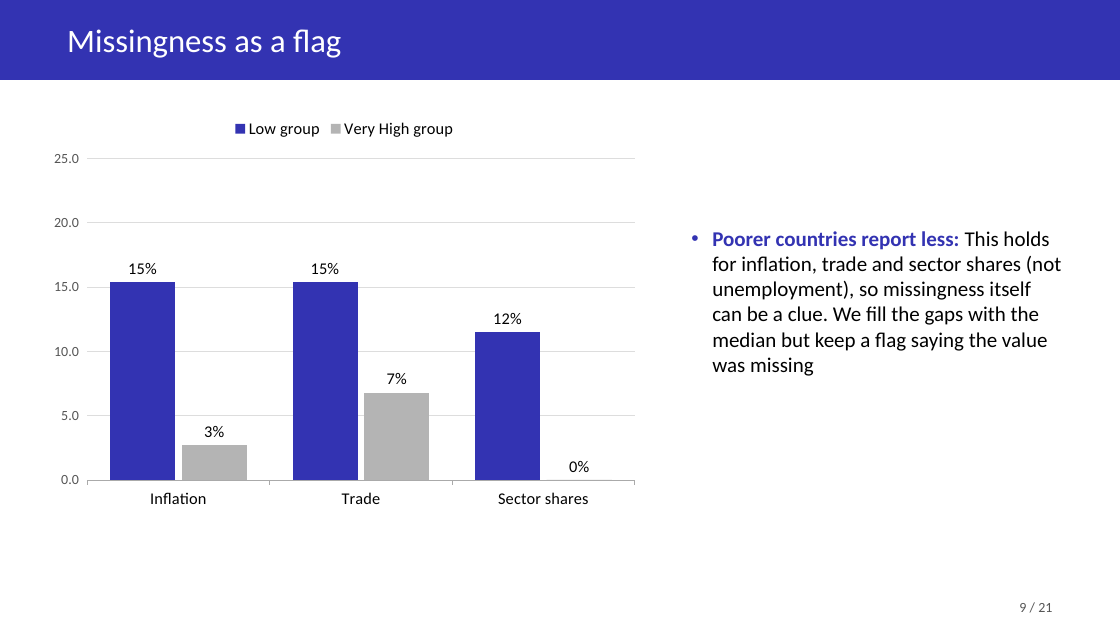
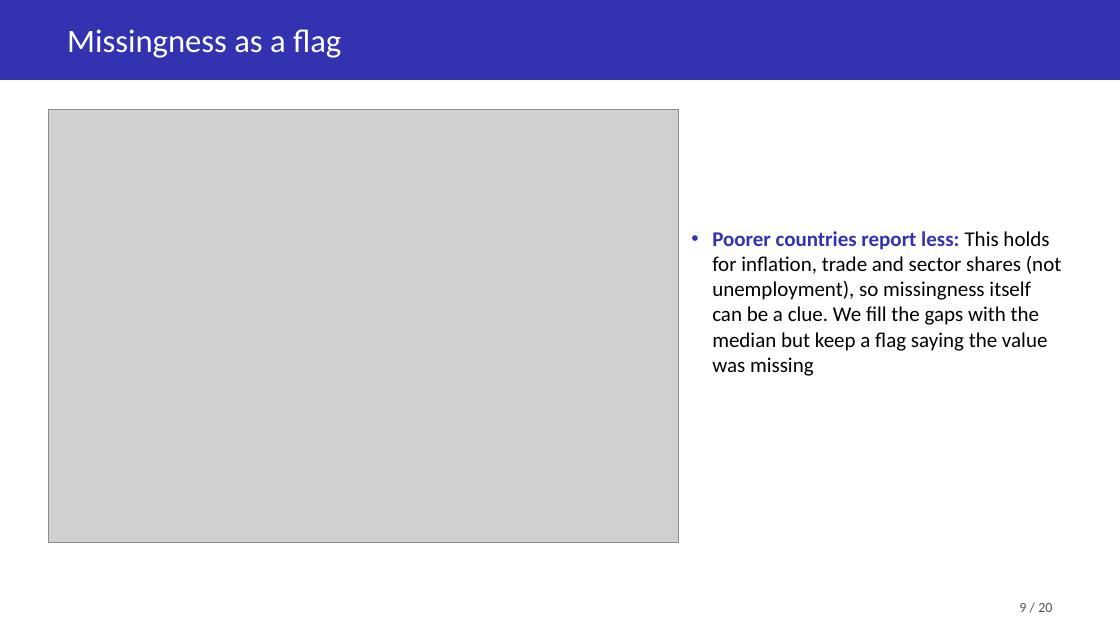
Before and after one commit to Soemon007/DS203_GroupProject, a slide deck: slide 9 of deliverables/DS203_Slides.pptx. Drawn at 1120x630 pixels with LibreOffice and Linux fonts; fonts in the diff are those of the drawing; grey boxes stand for pictures. Boxes give left, top, right and bottom in pixels: in the first picture for what was removed or moved away, otherwise in the second. Text is boxed around its words. In the diff, an @@ line names an element or a change of style, - is before the commit and + after.

```diff
--- a/deliverables/DS203_Slides.pptx
+++ b/deliverables/DS203_Slides.pptx
@@ column chart removed at [42, 109, 647, 517] @@
-categories: Inflation, Trade, Sector shares
-Low group: 15, 15, 12
-Very High group: 3, 7, 0
@@ picture added at [48, 109, 678, 543] @@
@@ text at [1019, 603, 1052, 612]: text changed @@
-9 / 21
+9 / 20
```
Also in this commit, not shown: 15 other slides changed, 2 slides added, 3 slides removed.
